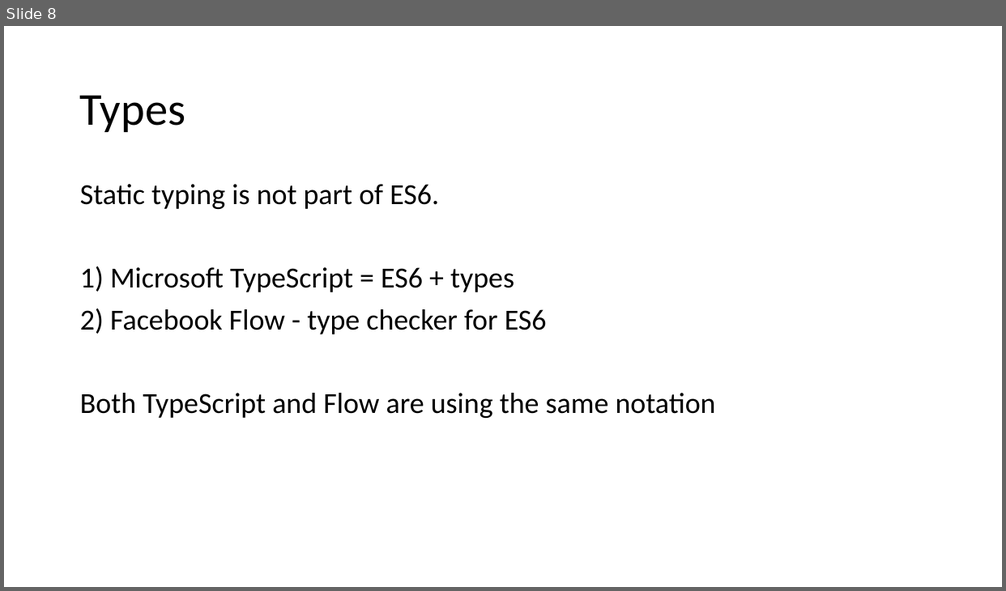
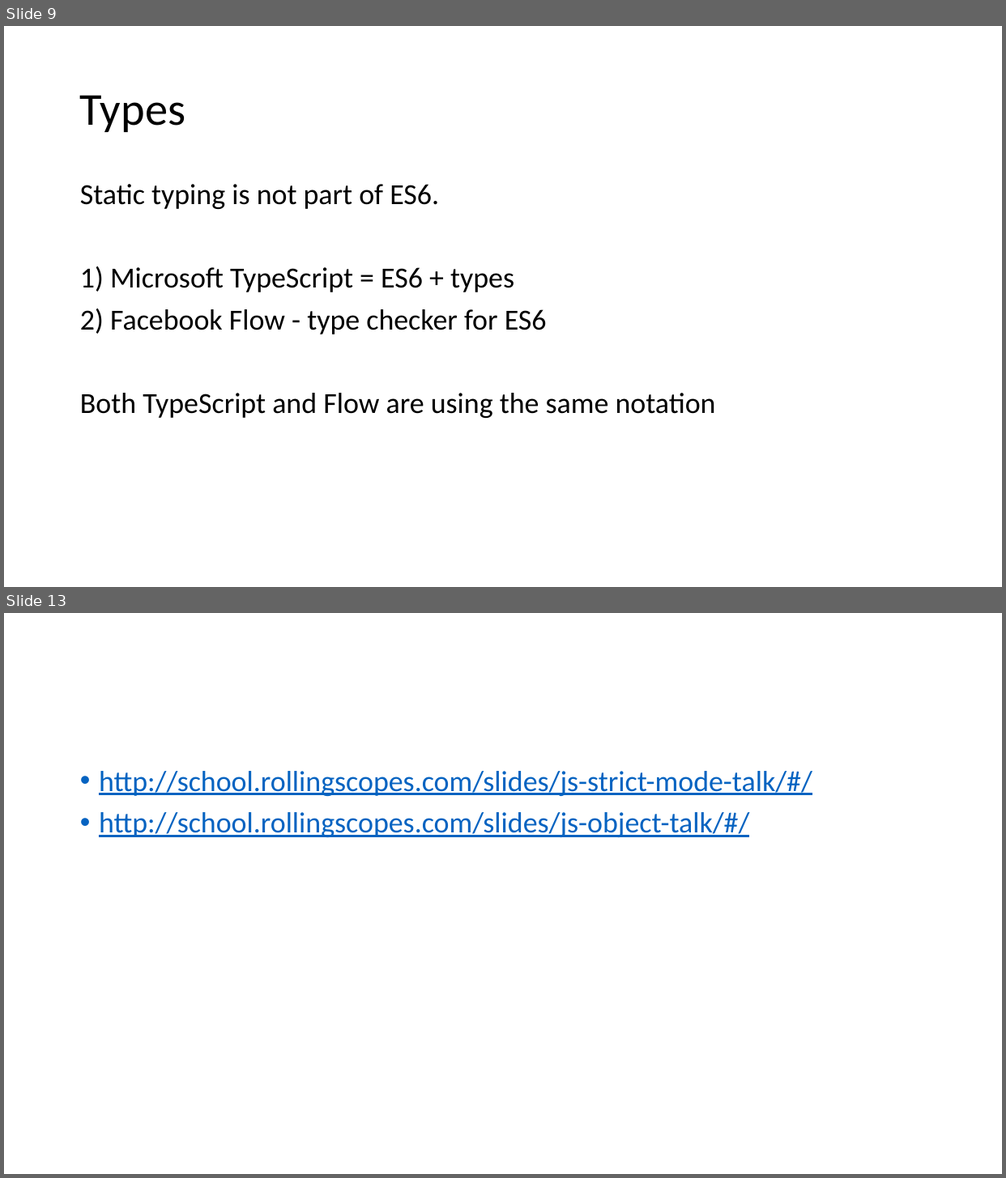
Before and after one commit to dzmitry-varabei/front-end-course, a slide deck: es6/es6.pptx. Shown one above the other, each under a label of ours: slide 8 before the commit, slides 9 and 13 after it; the slides between them are not shown. The pictures are 1006x591 and 1006x1178 pixels, drawn with LibreOffice and Linux fonts; fonts in the diff are those of the drawing. Boxes give left, top, right and bottom in pixels: in the first picture for what was removed or moved away, otherwise in the second. Text is boxed around its words. In the diff, an @@ line names an element or a change of style, - is before the commit and + after.

```diff
--- a/es6/es6.pptx
+++ b/es6/es6.pptx
@@ slide 13 added at box(4, 613, 1002, 1174), background #FFFFFF @@
@@ text added at box(99, 771, 812, 837), 28 pt, text #0563C1, underline @@
+• http://school.rollingscopes.com/slides/js-strict-mode-talk/#/
+• http://school.rollingscopes.com/slides/js-object-talk/#/
@@ what was slide 8 is now slide 9 @@
```
Also in this commit, not shown: 1 slide changed, 9 other slides added, 1 other file.
